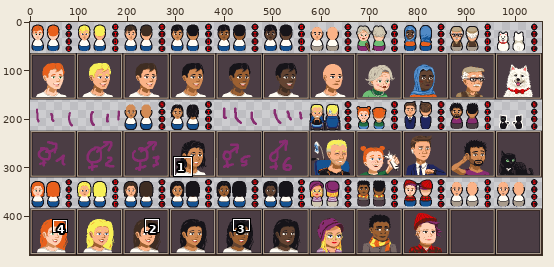
Edited in one commit: pixel-art file (godot/res/sprites/characters/characters.aseprite). Above, an overview of the earlier version with the close-up marked.
Close-up. Before the edit:
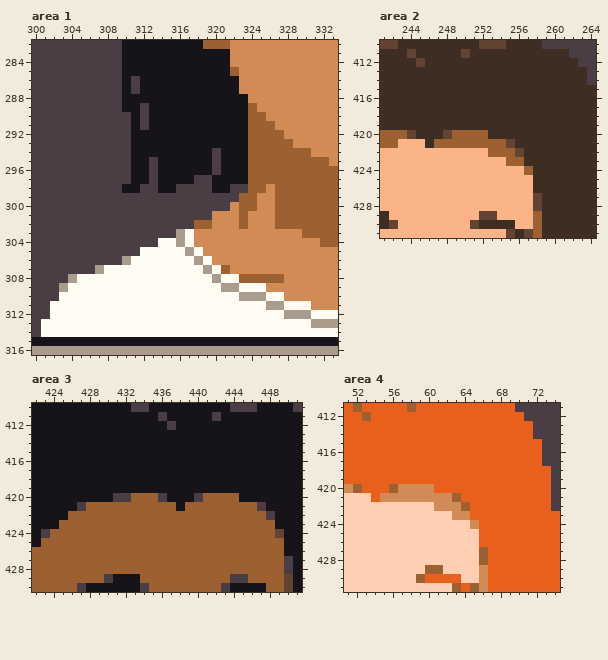
1056x480 pixels, 1 frame. Shown: area 1: x 300..333, y 282..316; area 2: x 241..264, y 410..431; area 3: x 422..451, y 410..430; area 4: x 51..74, y 411..431. The commit also changed other parts of the picture, which this record leaves out.
New version:
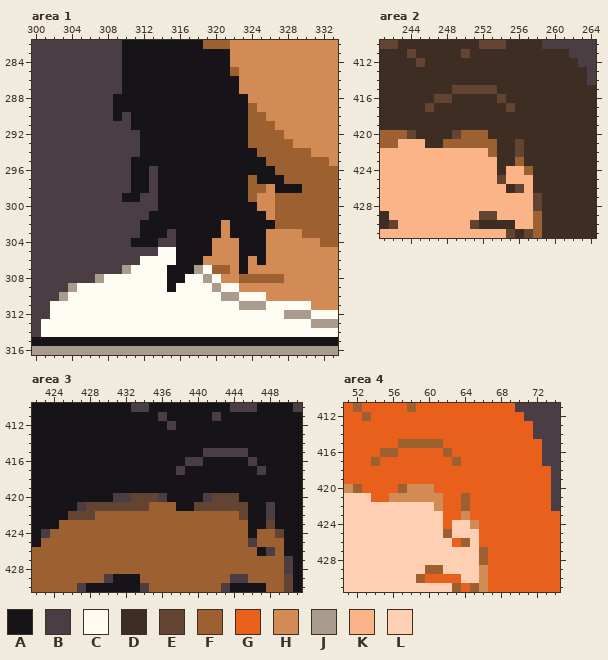
Palette (. is transparent): A #161419  B #4b3d44  C #fffcf4  D #3e2d22  E #634432  F #9c6031  G #e8601c  H #d28b55  J #a99c8d  K #fbb388  L #ffcfb4
Changes in this commit:
Area 1, layer "Hair & Clothes":
y 286..287: x 311 B -> A
y 288: x 309 B -> A
y 289..290: x 309 B -> A; x 312 B -> A
y 291: x 312 B -> A
y 292..293: x 311 A -> B
y 294: x 311 A -> B; x 320 B -> A; x 324 F -> A
y 295: x 313 B -> A; x 320 B -> A; x 324..325 FF -> AA
y 296: x 320 B -> A; x 324..326 FFF -> AAA
y 297: x 318..319 BB -> AA; x 325..327 FFF -> AAA
y 298: x 310 A -> B; x 312 B -> A; x 316..319 BBBB -> AAAA; x 322..323 BB -> AA; x 327..329 FFF -> AAA
y 299: x 310..311 BB -> AA; x 314..323 BBBBBBBBBF -> AAAAAAAAAA
y 300: x 314..324 BBBBBBBBHFF -> AAAAAAAAAAA
y 301: x 313..325 BBBBBBBHHHFHH -> AAAAAAAAAAAAA
y 302: x 312..320 BBBBBBFFH -> AAAAAAAAA; x 322..326 HFHHH -> AAAAA
y 303: x 312..314 BBB -> AAA; x 316..320 JCHHH -> AAAAA; x 322..325 HHHH -> AAAA
y 304: x 311..319 BBBCCJCHH -> AAABBAAAA; x 323..325 HHH -> AAA
y 305: x 312..313 CC -> BB; x 316..319 CJCH -> AAAA; x 323..325 HHH -> AAA
y 306: x 310..311 JC -> BB; x 316..319 CCJC -> AAAH; x 323 H -> A; x 325 H -> A
y 307: x 307..310 JCCC -> BBBJ; x 315..320 CCCCJC -> AAAJCF; x 323 H -> A
y 308: x 304..307 JCCC -> BBBJ; x 315..316 CC -> AA; x 319..322 CJCC -> JCHH
y 309: x 303..304 JC -> BJ; x 315 C -> A; x 320..325 CJJCCC -> JCCHHH
y 310: x 303 C -> J; x 321..327 CCJJJCC -> JJCCCHH
y 311: x 323..327 CCCJJ -> JJJCC
Area 2, layer "Hair & Clothes":
y 415: x 249..253 DDDDD -> EEEEE
y 416: x 247..248 DD -> EE; x 254 D -> E
y 417: x 246 D -> E; x 255 D -> E
y 420: x 248..249 EF -> DE
y 421: x 247 F -> D; x 254..256 FED -> DDE
y 422: x 254..255 FF -> DD
y 423: x 254..255 KF -> DD
y 424: x 254 K -> D
y 425: x 254 K -> E
y 426: x 255..256 KK -> DE
Area 3, layer "Hair & Clothes":
y 415: x 441..445 AAAAA -> BBBBB
y 416: x 439..440 AA -> BB; x 446 A -> B
y 417: x 438 A -> B; x 447 A -> B
y 420: x 433..435 FFF -> EEE; x 440..444 BFFFF -> ABEEE
y 421: x 428..434 FFFFFFF -> EEEEEEE; x 439..448 FFFFFFFFBA -> AEEEEEEAAB
y 422: x 426..428 FFF -> EEE; x 445..447 FFF -> EAA
y 423: x 446..448 FFF -> AAE
y 424: x 446 F -> A
y 425: x 446 F -> B
y 426: x 447..448 FF -> AB
Area 4, layer "Hair & Clothes":
y 415: x 57..61 GGGGG -> FFFFF
y 416: x 55..56 GG -> FF; x 62 G -> F
y 417: x 54 G -> F; x 63 G -> F
y 420: x 56..57 FH -> GF
y 421: x 55 H -> G; x 62..64 HFG -> GGF
y 422: x 62..63 HH -> GG
y 423: x 62..63 LH -> GG
y 424: x 62 L -> G
y 425: x 62 L -> F
y 426: x 63..64 LL -> GF
